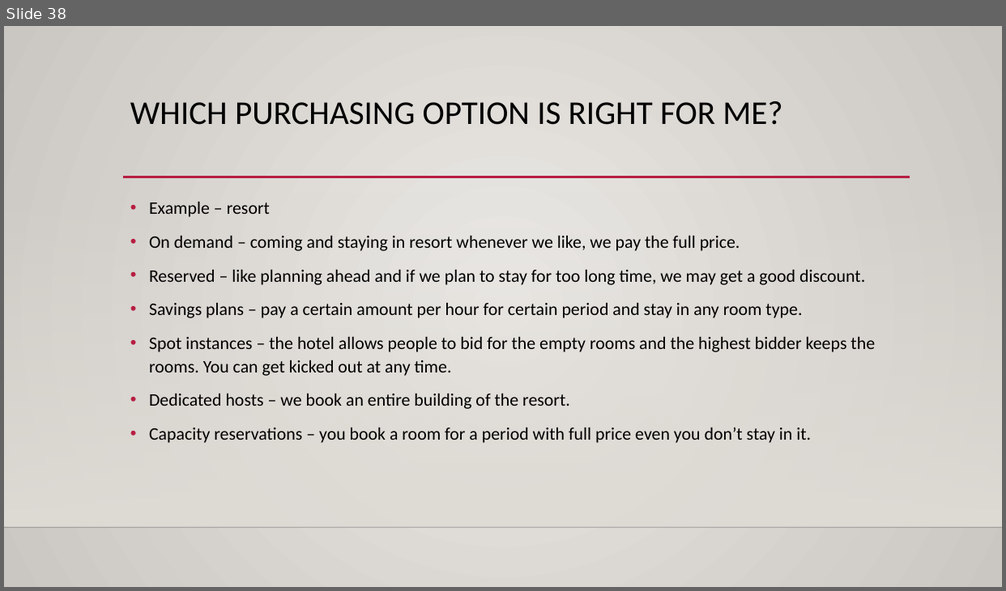
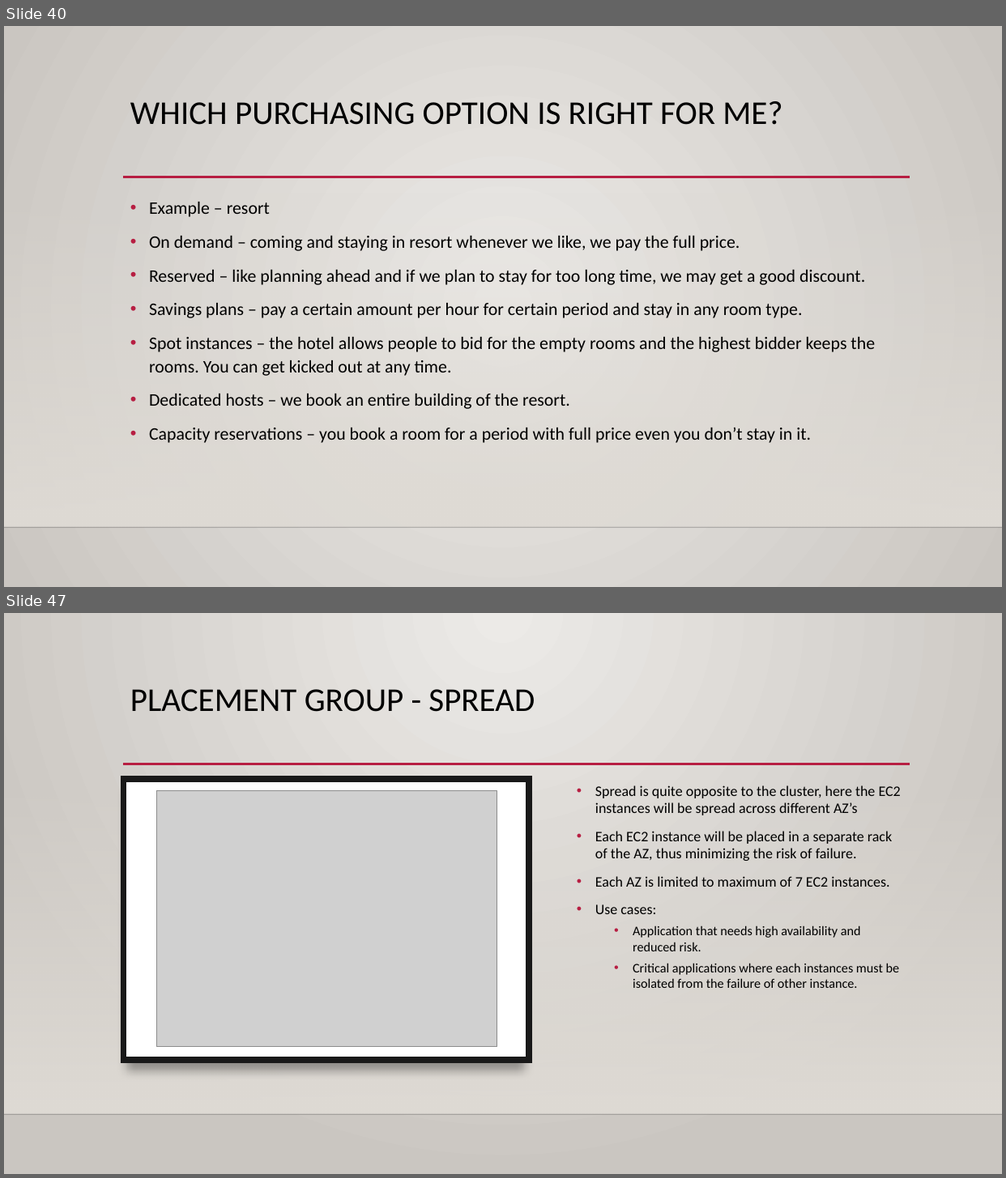
Before and after one commit to kushalnaidu007/AWS-Solution-Architect, a slide deck: AWS-SAA.pptx. Shown one above the other, each under a label of ours: slide 38 before the commit, slides 40 and 47 after it; the slides between them are not shown. The pictures are 1006x591 and 1006x1178 pixels, drawn with LibreOffice and Linux fonts; fonts in the diff are those of the drawing; grey boxes stand for pictures; background and template pictures are left out. Boxes give left, top, right and bottom in pixels: in the first picture for what was removed or moved away, otherwise in the second. Text is boxed around its words. In the diff, an @@ line names an element or a change of style, - is before the commit and + after.

Commit message:
Added EC2 and EBS
Added more information about EC2 instances and also overview of EBS.

```diff
--- a/AWS-SAA.pptx
+++ b/AWS-SAA.pptx
@@ slide 47 added at box(4, 613, 1002, 1174), background gradient #ECEAE7 to #CAC7C1; not listed: 3 template elements that a slide beside it also shows @@
@@ title added at box(130, 689, 535, 712), 32 pt, text #000000 @@
+PLACEMENT GROUP - SPREAD
@@ rectangle added at box(124, 777, 530, 1061), fill gradient #000001 to #191919 @@
@@ rectangle added at box(124, 779, 530, 1061), fill #FFFFFF, outline #191919 6 pt @@
@@ picture added at box(157, 791, 496, 1047) @@
@@ text added at box(595, 786, 901, 988), 14 pt, text #000000 @@
+• Spread is quite opposite to the cluster, here the EC2 instances will be spread across different AZ’s
+• Each EC2 instance will be placed in a separate rack of the AZ, thus minimizing the risk of failure.
+• Each AZ is limited to maximum of 7 EC2 instances.
+• Use cases:
+  • Application that needs high availability and reduced risk.
+  • Critical applications where each instances must be isolated from the failure of other instance.
@@ what was slide 38 is now slide 40 @@
```
Also in this commit, not shown: 13 other slides added.
